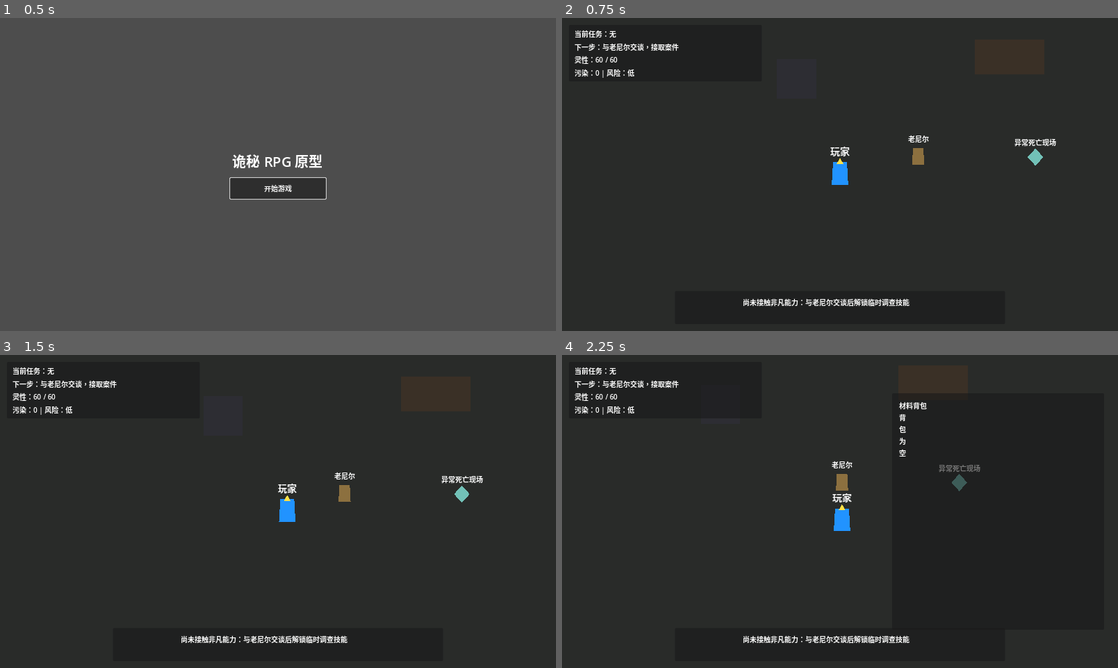
Above: before the commit, frames 1-4 (two rows, left to right).
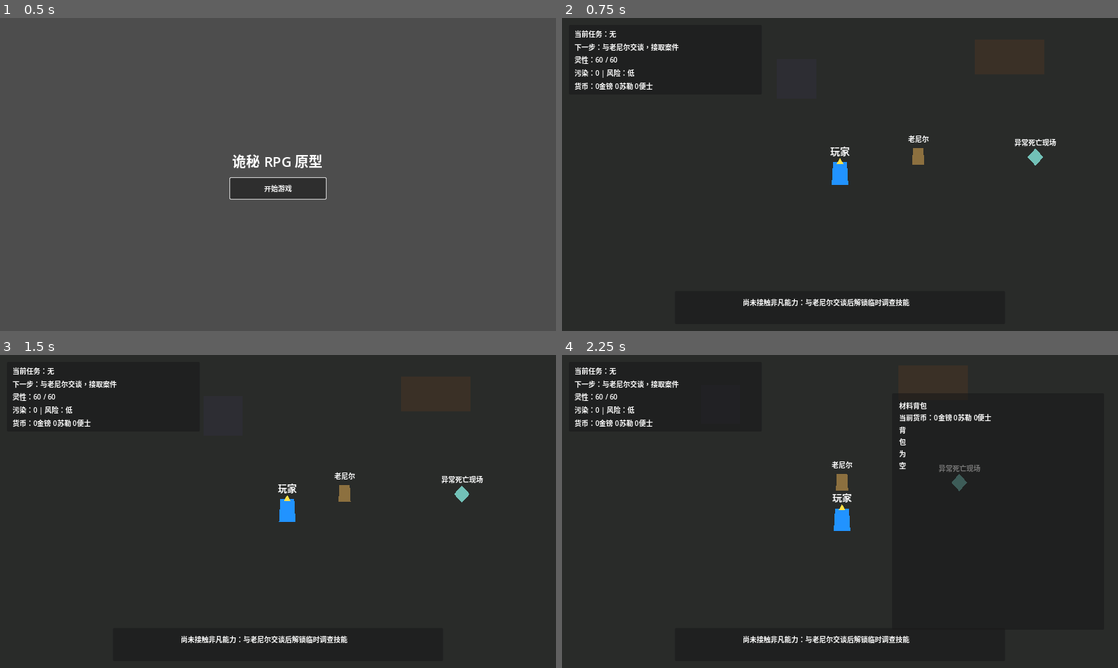
Above: after the commit, the same moments.

Repository: hcc7716-creator/Lord-of-the-Mysteries
Game: Godot game, scene res://scenes/main/MainMenu.tscn
Two runs of this game, one before a commit and one after it. Both use one fixed random seed, a clock stepped at 60 frames per second and the inputs below.
Inputs:
- Up to frame 1 (0.5 s): no input
- Up to frame 2 (0.75 s): click "开始游戏" at 0.5 s
- Up to frame 3 (1.5 s): tap Enter at 1.25 s; hold D (move_right) from 1.28 s (still down); tap E (interact) at 1.35 s
- Up to frame 4 (2.25 s): release D (move_right) at 2.03 s; hold S (move_down) from 2.03 s (still down); tap I at 2.1 s

Frame 1 is identical in both runs. In frame 2, 0.2% of the frame differs, in the area x 2-17%, y 20-23%; in frame 3, 0.2%; in frame 4, 0.5%, in the area x 2-78%, y 18-37%.

Commit message:
Add currency display to HUD and inventory

Diff:
--- a/scenes/ui/HUD.tscn
+++ b/scenes/ui/HUD.tscn
@@ -27,7 +27,7 @@
 offset_left = 16.0
 offset_top = 16.0
 offset_right = 460.0
-offset_bottom = 142.0
+offset_bottom = 172.0
 
 [node name="MarginContainer" type="MarginContainer" parent="TopLeft"]
 layout_mode = 2
@@ -56,6 +56,10 @@
 [node name="CorruptionLabel" type="Label" parent="TopLeft/MarginContainer/VBoxContainer"]
 layout_mode = 2
 text = "污染：0 | 风险：低"
+
+[node name="CurrencyLabel" type="Label" parent="TopLeft/MarginContainer/VBoxContainer"]
+layout_mode = 2
+text = "货币：0金镑 0苏勒 0便士"
 
 [node name="FeedbackPanel" type="PanelContainer" parent="."]
 visible = false
--- a/scenes/ui/InventoryPanel.tscn
+++ b/scenes/ui/InventoryPanel.tscn
@@ -27,6 +27,10 @@
 layout_mode = 2
 text = "材料背包"
 
+[node name="CurrencyLabel" type="Label" parent="MarginContainer/VBoxContainer"]
+layout_mode = 2
+text = "当前货币：0金镑 0苏勒 0便士"
+
 [node name="ScrollContainer" type="ScrollContainer" parent="MarginContainer/VBoxContainer"]
 custom_minimum_size = Vector2(0, 420)
 layout_mode = 2
--- a/scripts/autoload/EconomyManager.gd
+++ b/scripts/autoload/EconomyManager.gd
@@ -2,6 +2,9 @@
 
 signal money_changed(balance_pence: int)
 signal transaction_failed(reason: String)
+
+const DEFAULT_POUND_VALUE := 240
+const DEFAULT_SOLI_VALUE := 12
 
 var balance_pence := 0
 
@@ -29,20 +32,38 @@
 	return true
 
 
+func remove_money(amount_pence: int) -> bool:
+	return spend_money(amount_pence)
+
+
 func can_afford(amount_pence: int) -> bool:
 	return balance_pence >= amount_pence
+
+
+func has_enough(amount_pence: int) -> bool:
+	return can_afford(amount_pence)
 
 
 func get_balance() -> int:
 	return balance_pence
 
 
+func get_balance_text() -> String:
+	return format_pence(balance_pence)
+
+
 func format_pence(amount_pence: int) -> String:
 	var remaining: int = max(0, amount_pence)
-	var pound_value: int = int(DataManager.get_currency_unit("pound").get("value_in_pence", 240))
-	var soli_value: int = int(DataManager.get_currency_unit("soli").get("value_in_pence", 12))
+	var pound_value := _get_unit_value("pound", DEFAULT_POUND_VALUE)
+	var soli_value := _get_unit_value("soli", DEFAULT_SOLI_VALUE)
 	var pounds: int = remaining / pound_value
 	remaining %= pound_value
 	var soli: int = remaining / soli_value
 	remaining %= soli_value
 	return "%d金镑 %d苏勒 %d便士" % [pounds, soli, remaining]
+
+
+func _get_unit_value(unit_id: String, fallback: int) -> int:
+	var unit := DataManager.get_currency_unit(unit_id)
+	var value := int(unit.get("value_in_pence", fallback))
+	return max(1, value)
--- a/scripts/ui/HUD.gd
+++ b/scripts/ui/HUD.gd
@@ -5,6 +5,7 @@
 @onready var next_step_label: Label = $TopLeft/MarginContainer/VBoxContainer/NextStepLabel
 @onready var spirituality_label: Label = $TopLeft/MarginContainer/VBoxContainer/SpiritualityLabel
 @onready var corruption_label: Label = $TopLeft/MarginContainer/VBoxContainer/CorruptionLabel
+@onready var currency_label: Label = $TopLeft/MarginContainer/VBoxContainer/CurrencyLabel
 @onready var feedback_panel: PanelContainer = $FeedbackPanel
 @onready var feedback_label: Label = $FeedbackPanel/MarginContainer/FeedbackLabel
 @onready var help_panel: PanelContainer = $HelpPanel
@@ -43,6 +44,7 @@
 	PathwayManager.pathway_changed.connect(_on_pathway_changed)
 	CorruptionManager.stats_changed.connect(_on_stats_changed)
 	CorruptionManager.corruption_warning.connect(show_status_message)
+	EconomyManager.money_changed.connect(_on_money_changed)
 	ClueManager.notebook_updated.connect(_on_notebook_updated)
 	SkillManager.spiritual_vision_changed.connect(_on_spiritual_vision_changed)
 	PotionManager.potion_brewed.connect(func(_sequence_id: String): refresh_all())
@@ -70,6 +72,7 @@
 func refresh_all() -> void:
 	_refresh_task_text()
 	_refresh_stats()
+	_refresh_currency()
 	interaction_hint = ""
 	transient_message = ""
 	_refresh_feedback()
@@ -197,6 +200,10 @@
 	]
 
 
+func _refresh_currency() -> void:
+	currency_label.text = "货币：%s" % EconomyManager.get_balance_text()
+
+
 func _on_quest_updated(_quest_id: String) -> void:
 	_refresh_task_text()
 	if quest_panel.has_method("refresh"):
@@ -210,6 +217,12 @@
 
 
 func _on_inventory_changed() -> void:
+	if inventory_panel.has_method("refresh"):
+		inventory_panel.refresh()
+
+
+func _on_money_changed(_balance_pence: int) -> void:
+	_refresh_currency()
 	if inventory_panel.has_method("refresh"):
 		inventory_panel.refresh()
 
--- a/scripts/ui/InventoryPanel.gd
+++ b/scripts/ui/InventoryPanel.gd
@@ -1,14 +1,18 @@
 extends PanelContainer
 
+@onready var currency_label: Label = $MarginContainer/VBoxContainer/CurrencyLabel
 @onready var list: VBoxContainer = $MarginContainer/VBoxContainer/ScrollContainer/List
 
 
 func _ready() -> void:
 	visible = false
+	if not EconomyManager.money_changed.is_connected(_on_money_changed):
+		EconomyManager.money_changed.connect(_on_money_changed)
 	refresh()
 
 
 func refresh() -> void:
+	currency_label.text = "当前货币：%s" % EconomyManager.get_balance_text()
 	for child in list.get_children():
 		child.queue_free()
 
@@ -28,3 +32,7 @@
 	label.text = text
 	label.autowrap_mode = TextServer.AUTOWRAP_WORD_SMART
 	list.add_child(label)
+
+
+func _on_money_changed(_balance_pence: int) -> void:
+	refresh()
